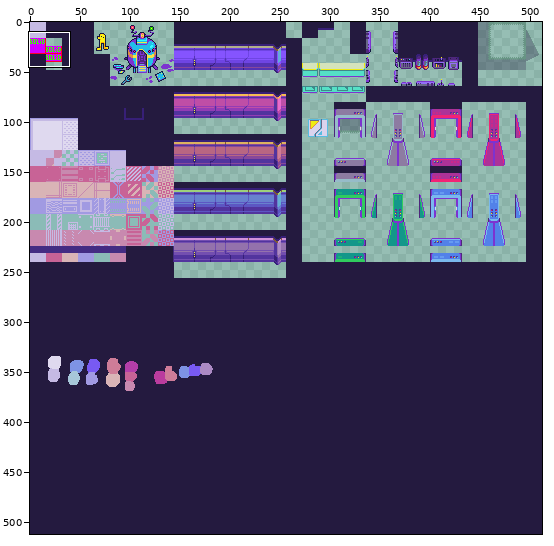
Sprite sheet -- Assets/Art Assets/TilemapData/Tilemap_Assets/tilemap_laboratory.png. Above, an overview of the earlier version with the close-up marked.
Close-up. Before the commit:
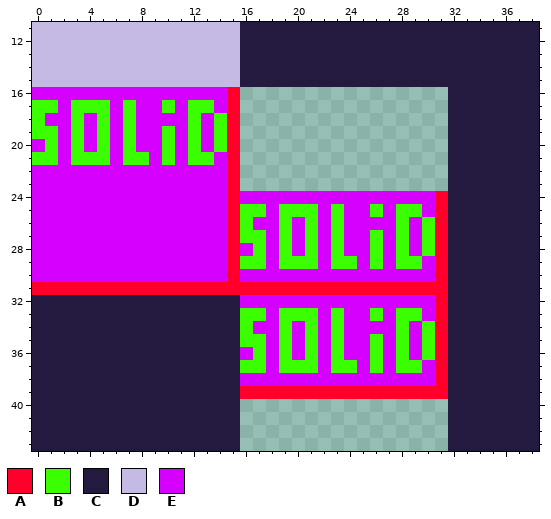
The file is 512x512 pixels. Colours within 5 levels of each other are drawn and written as one. Shown: x 0..38, y 11..43.
Palette (. is transparent): A #ff002a  B #3bff00  C #241a3f  D #c5bae4  E #d500ff
Pixels before, first column x 0:
11 DDDDDDDDDDDDDDDDCCCCCCCCCCCCCCCCCCCCCCC
12 DDDDDDDDDDDDDDDDCCCCCCCCCCCCCCCCCCCCCCC
13 DDDDDDDDDDDDDDDDCCCCCCCCCCCCCCCCCCCCCCC
14 DDDDDDDDDDDDDDDDCCCCCCCCCCCCCCCCCCCCCCC
15 DDDDDDDDDDDDDDDDCCCCCCCCCCCCCCCCCCCCCCC
16 EEEEEEEEEEEEEEEA................CCCCCCC
17 BBEBBBEBEEBEBBEA................CCCCCCC
18 BEEBEBEBEEEEBEBA................CCCCCCC
19 BBEBEBEBEEBEBEBA................CCCCCCC
20 EBEBEBEBEEBEBEBA................CCCCCCC
21 BBEBBBEBBEBEBBEA................CCCCCCC
22 EEEEEEEEEEEEEEEA................CCCCCCC
23 EEEEEEEEEEEEEEEA................CCCCCCC
24 EEEEEEEEEEEEEEEAEEEEEEEEEEEEEEEACCCCCCC
25 EEEEEEEEEEEEEEEABBEBBBEBEEBEBBEACCCCCCC
26 EEEEEEEEEEEEEEEABEEBEBEBEEEEBEBACCCCCCC
27 EEEEEEEEEEEEEEEABBEBEBEBEEBEBEBACCCCCCC
28 EEEEEEEEEEEEEEEAEBEBEBEBEEBEBEBACCCCCCC
29 EEEEEEEEEEEEEEEABBEBBBEBBEBEBBEACCCCCCC
30 EEEEEEEEEEEEEEEAEEEEEEEEEEEEEEEACCCCCCC
31 AAAAAAAAAAAAAAAAAAAAAAAAAAAAAAAACCCCCCC
32 CCCCCCCCCCCCCCCCEEEEEEEEEEEEEEEACCCCCCC
33 CCCCCCCCCCCCCCCCBBEBBBEBEEBEBBEACCCCCCC
34 CCCCCCCCCCCCCCCCBEEBEBEBEEEEBEBACCCCCCC
35 CCCCCCCCCCCCCCCCBBEBEBEBEEBEBEBACCCCCCC
36 CCCCCCCCCCCCCCCCEBEBEBEBEEBEBEBACCCCCCC
37 CCCCCCCCCCCCCCCCBBEBBBEBBEBEBBEACCCCCCC
38 CCCCCCCCCCCCCCCCEEEEEEEEEEEEEEEACCCCCCC
39 CCCCCCCCCCCCCCCCAAAAAAAAAAAAAAAACCCCCCC
40 CCCCCCCCCCCCCCCC................CCCCCCC
41 CCCCCCCCCCCCCCCC................CCCCCCC
42 CCCCCCCCCCCCCCCC................CCCCCCC
43 CCCCCCCCCCCCCCCC................CCCCCCC
After the commit:
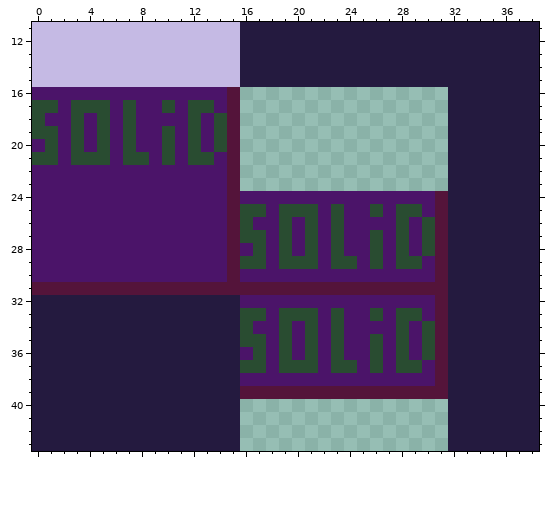
Message: added collider layer to map
The exact change:
Colour A changes from #ff002a to #54143a.
Colour B changes from #3bff00 to #294c31.
Colour E changes from #d500ff to #4b1469.
Boxes around the changes in both close-ups, in picture pixels (x1, y1, x2, y2):
changed: (32, 87, 448, 399)
